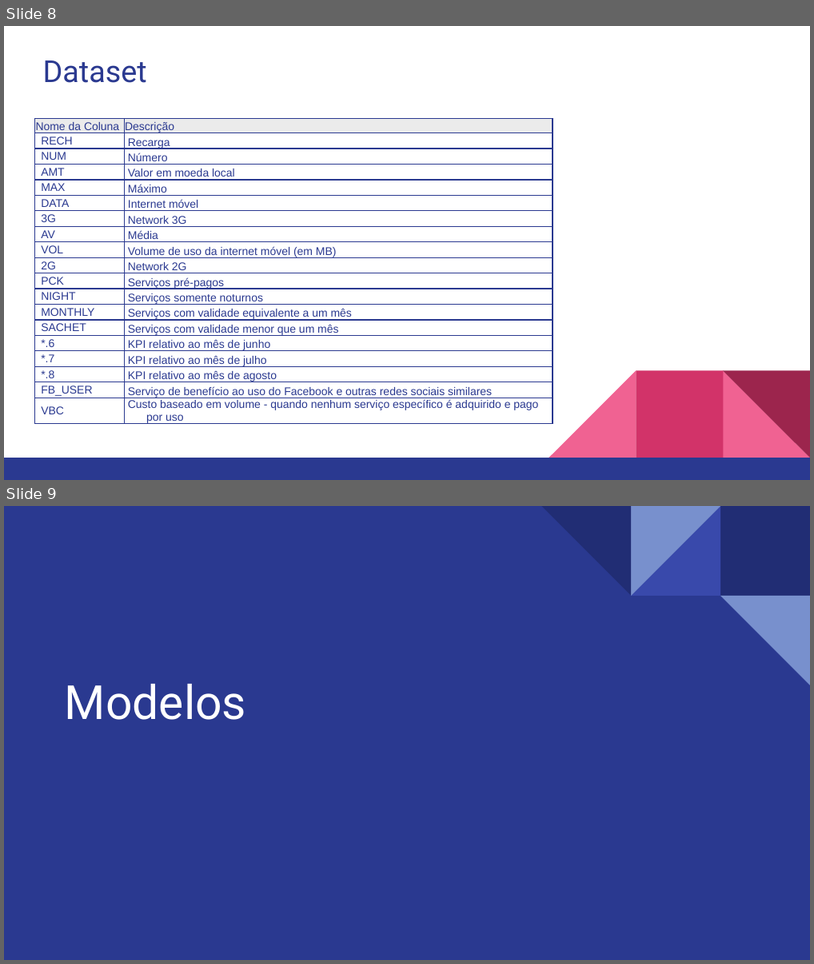
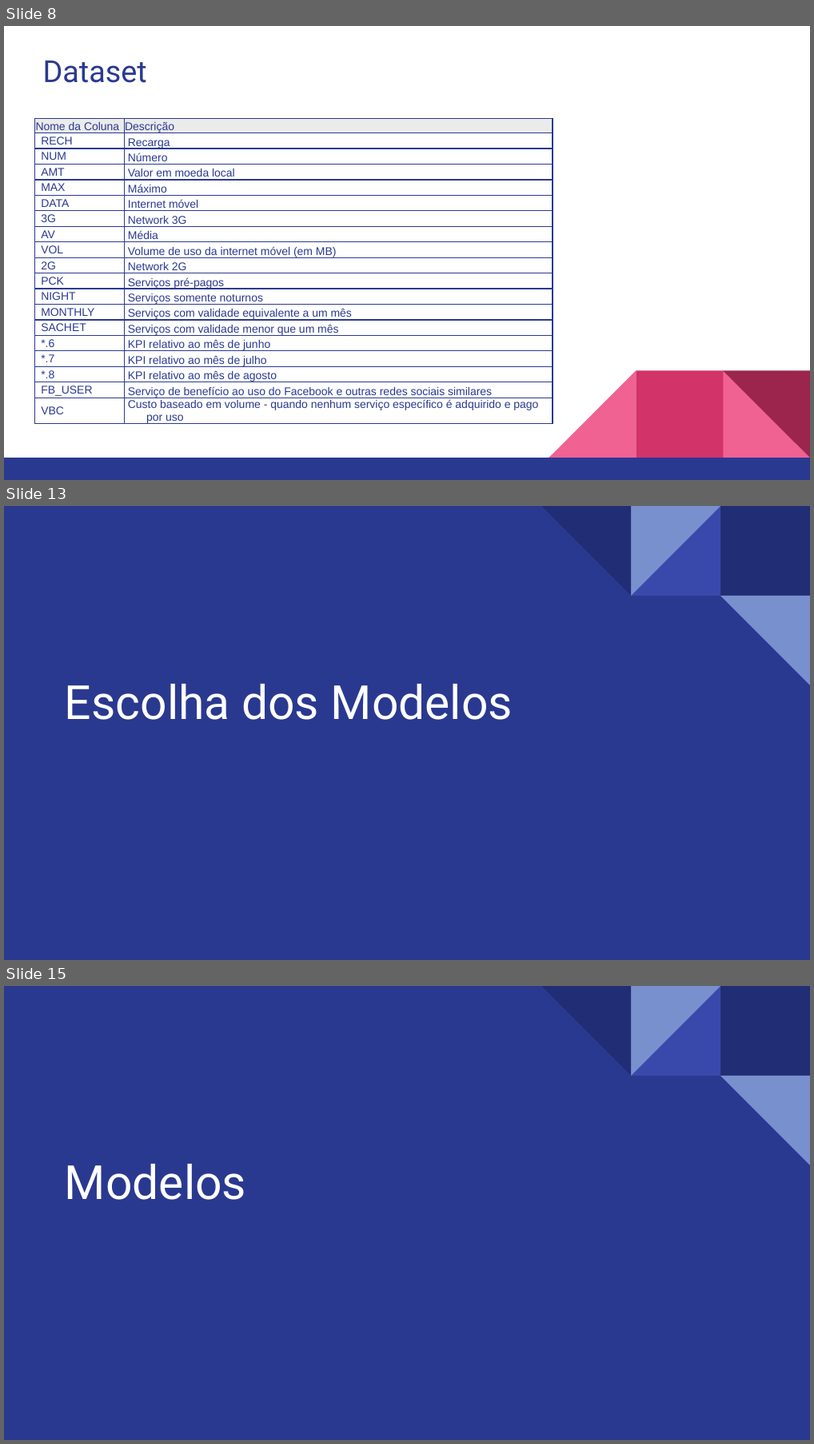
Before and after one commit to lidiambsouza/taxa_rotatividade_telecom, a slide deck: Taxa Rotatividade Telecomunicação.pptx. Shown one above the other, each under a label of ours: slides 8 and 9 before the commit, slides 8, 13 and 15 after it; the slides between them are not shown. The pictures are 814x964 and 814x1444 pixels, drawn with LibreOffice and Linux fonts; fonts in the diff are those of the drawing. Boxes give left, top, right and bottom in pixels: in the first picture for what was removed or moved away, otherwise in the second. Text is boxed around its words. In the diff, an @@ line names an element or a change of style, - is before the commit and + after.

```diff
--- a/Taxa Rotatividade Telecomunicação.pptx
+++ b/Taxa Rotatividade Telecomunicação.pptx
@@ slide 13 added at (4,506,810,960), background #2A3990; not listed: 5 template elements that a slide beside it also shows @@
@@ title added at (65,684,513,720), 42 pt, text #FFFFFF @@
+Escolha dos Modelos
@@ what was slide 9 is now slide 15 @@
```
Also in this commit, not shown: 5 slides changed, 4 other slides added.
